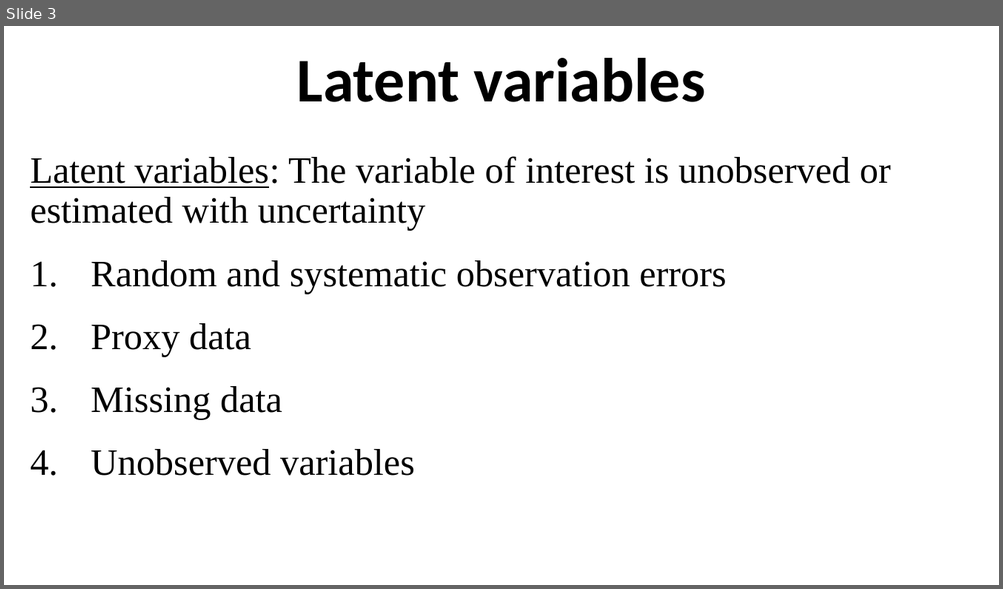
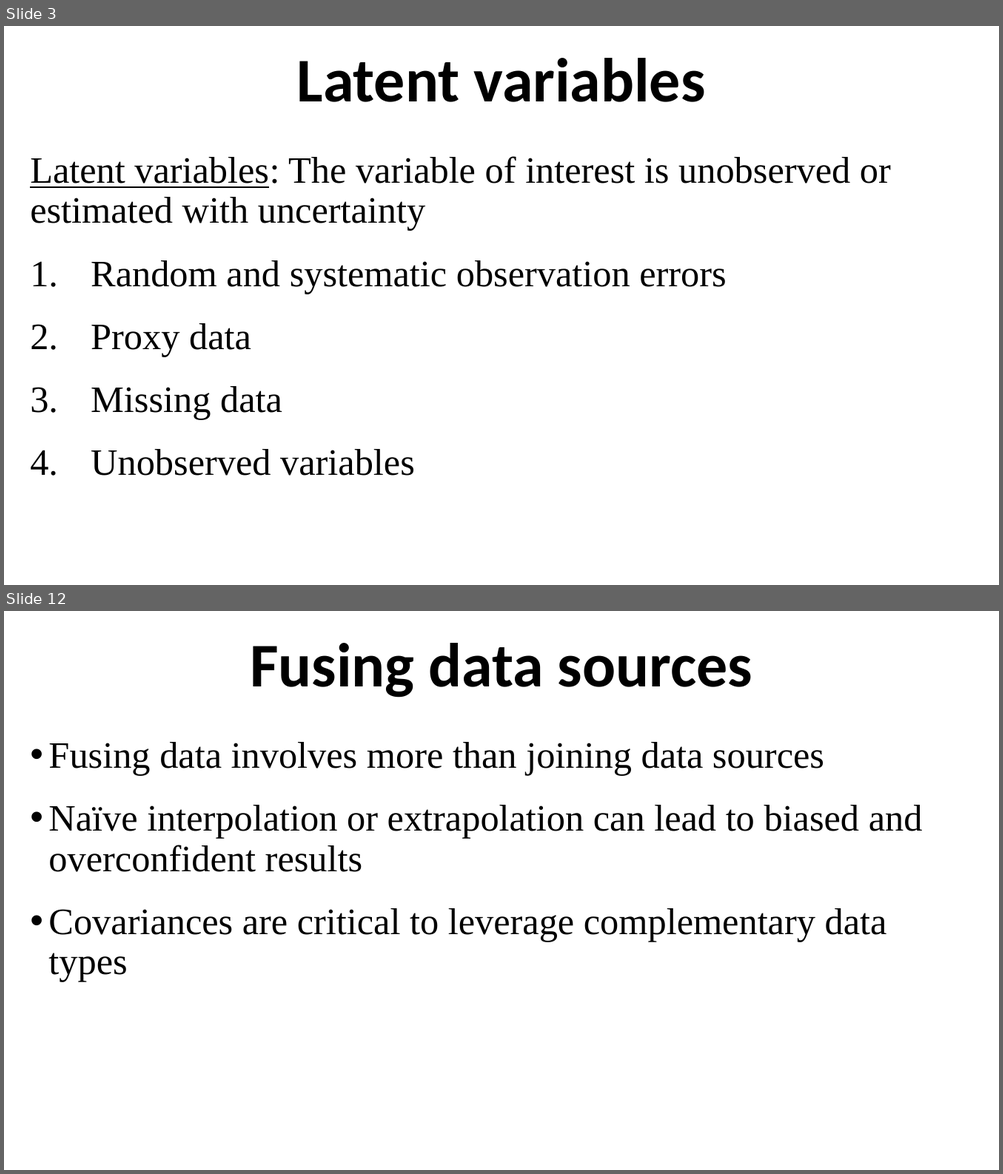
Before and after one commit to ahurford/aarms-summer-school, a slide deck: amy-lectures/State_Space_Models.pptx. Shown one above the other, each under a label of ours: slide 3 before the commit, slides 3 and 12 after it; the slides between them are not shown. The pictures are 1003x589 and 1003x1174 pixels, drawn with LibreOffice and Linux fonts; fonts in the diff are those of the drawing. Boxes give left, top, right and bottom in pixels: in the first picture for what was removed or moved away, otherwise in the second. Text is boxed around its words. In the diff, an @@ line names an element or a change of style, - is before the commit and + after.

```diff
--- a/amy-lectures/State_Space_Models.pptx
+++ b/amy-lectures/State_Space_Models.pptx
@@ slide 12 added at box(4, 611, 999, 1170), background #FFFFFF @@
@@ title added at box(250, 643, 752, 698), 60 pt, text #000000, bold @@
+Fusing data sources
@@ text added at box(48, 742, 922, 982), 36 pt, text #000000 @@
+• Fusing data involves more than joining data sources
+• Naïve interpolation or extrapolation can lead to biased and overconfident results
+• Covariances are critical to leverage complementary data types
```
Also in this commit, not shown: 10 other slides added, 4 other files.
